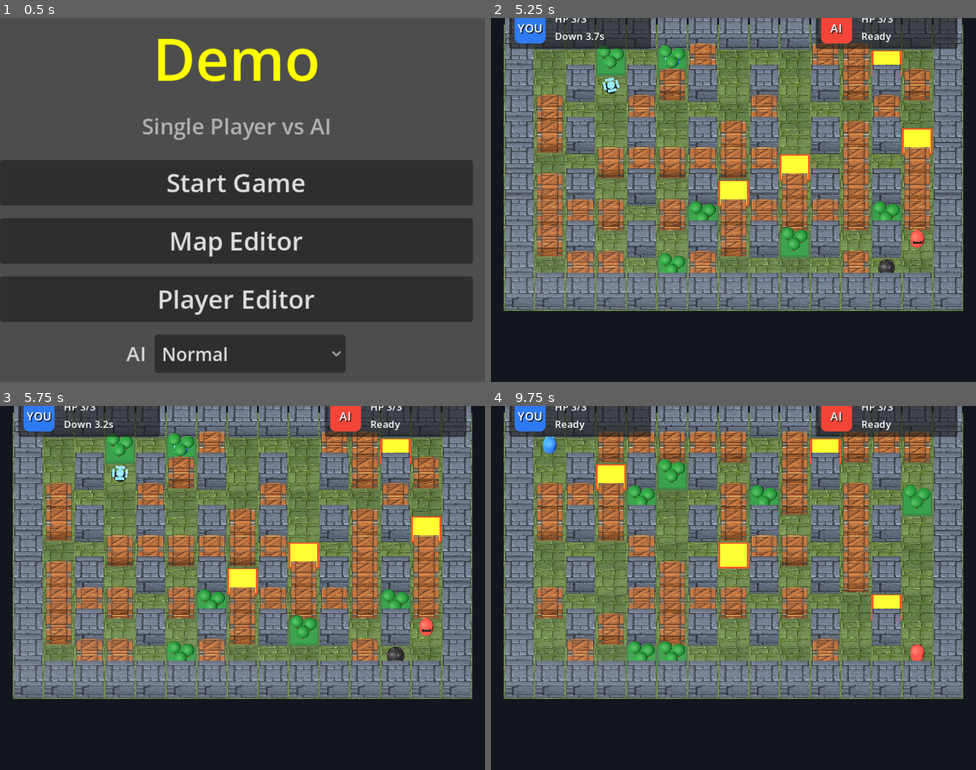
Above: before the commit, frames 1-4 (two rows, left to right).
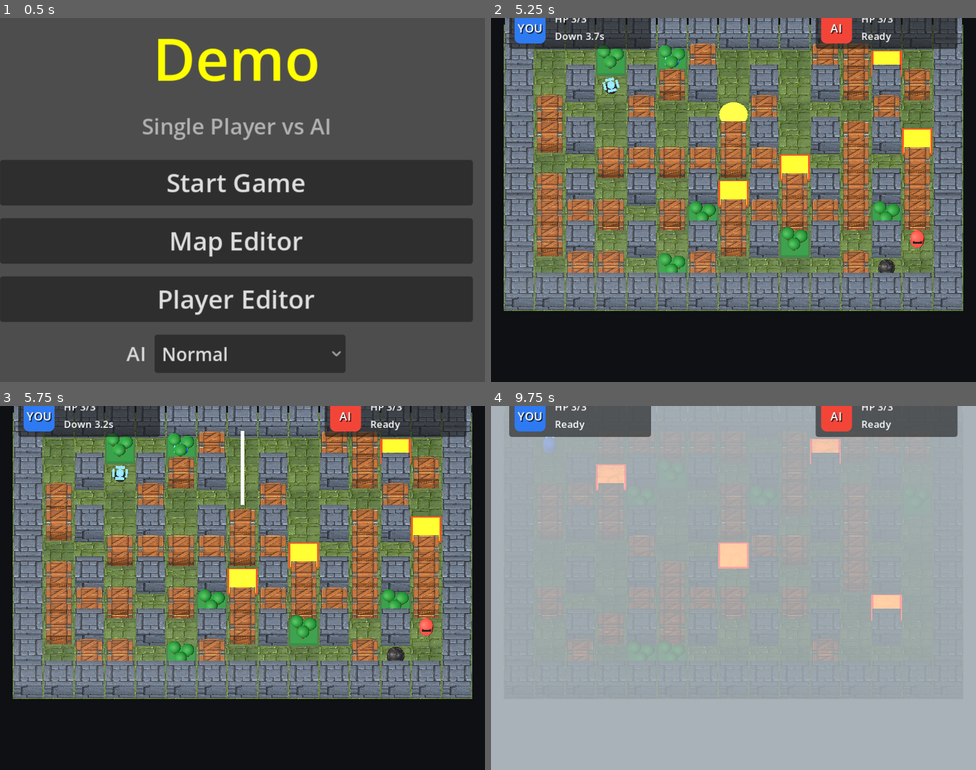
Above: after the commit, the same moments.

Repository: fuyiweiwow/bomb_survivors
Game: Godot game, scene res://scenes/menu/main_menu.tscn
Same seed, same stepped clock (60 frames per second), same inputs: the game is played once before the commit and once after it.
Inputs (mouse positions are in pixels of both pictures, inside the frame that each line leads up to):
- Up to frame 1 (0.5 s): no input
- Up to frame 2 (5.25 s): click "Start Game" at 0.5 s; tap Enter at 1.25 s; move the mouse to (840, 181) at 1.27 s; hold D (p1_right) 1.28-2.03 s; tap Space (p1_bomb) at 1.35 s; click (840, 181) at 1.42 s; move the mouse to (636, 218) at 2.02 s; hold S (p1_down) 2.03-2.78 s; tap 1 at 2.1 s; move the mouse to (782, 119) at 2.77 s; hold D (p1_right) 2.78-3.53 s; tap 2 at 2.85 s; move the mouse to (709, 272) at 3.52 s; hold W (p1_up) 3.53-4.28 s; tap 3 at 3.6 s; click (709, 272) at 3.67 s; move the mouse to (879, 254) at 4.27 s; hold A (p1_left) from 4.28 s (still down); tap 4 at 4.35 s; move the mouse to (588, 145) at 5.02 s; tap 5 at 5.1 s
- Up to frame 3 (5.75 s): keep holding A (p1_left)
- Up to frame 4 (9.75 s): move the mouse to (757, 588) at 5.77 s; release A (p1_left) at 5.78 s; hold S (p1_down) 5.78-6.53 s; tap one key every 0.75 s from 5.85 s: R Q E Space (p1_bomb) 1; click (757, 588) at 5.92 s; move the mouse to (660, 497) at 6.52 s; hold D (p1_right) 6.53-7.28 s; move the mouse to (840, 569) at 7.27 s; hold W (p1_up) 7.28-8.03 s; move the mouse to (636, 606) at 8.02 s; hold D (p1_right) 8.03-8.78 s; click (636, 606) at 8.17 s; move the mouse to (782, 507) at 8.77 s; hold S (p1_down) 8.78-9.5 s; click "Restart (R)" at 9.5 s

Frame 1 is identical in both runs. In frame 2, 0.3% of the frame differs, in the area x 47-53%, y 23-29%; in frame 3, 0.2%; in frame 4, 96%, in the area x 0-100%, y 0-100%.

Commit message:
Add weather waves and boss encounters

Diff:
--- a/scripts/game/game_manager_3d.gd
+++ b/scripts/game/game_manager_3d.gd
@@ -10,6 +10,8 @@
 const DOWNED_DURATION := 5.0
 const MAX_CONSUMABLES := 3
 const AI_DECISION_POLICY := preload("res://scripts/character/AIDecisionPolicy.gd")
+const WEATHER_MANAGER := preload("res://scripts/weather/WeatherManager.gd")
+const WAVE_MANAGER := preload("res://scripts/wave/WaveManager.gd")
 
 enum Cell { EMPTY, WALL, CRATE, FOREST, LAVA }
 
@@ -19,6 +21,11 @@
 var crate_nodes: Dictionary = {}
 var powerups: Dictionary = {}
 var game_over := false
+var next_player_id := 2
+var weather_manager: Node = null
+var wave_manager: Node = null
+var world_environment: Environment = null
+var weather_visuals := Node3D.new()
 
 var bomb_pressed := false
 var hud_label: Label = null
@@ -54,6 +61,9 @@
 var mat_range := _make_mat(Color(1.0, 0.22, 0.12), true, tex_powerup)
 var mat_shield := _make_mat(Color(0.35, 0.55, 1.0), true, tex_powerup)
 var mat_dummy := _make_mat(Color(0.92, 0.78, 0.46), true, tex_powerup)
+var mat_boss_blast := _make_mat(Color(0.52, 0.08, 0.04), true)
+var mat_boss_frost := _make_mat(Color(0.40, 0.82, 1.0), true)
+var mat_boss_clone := _make_mat(Color(0.62, 0.22, 0.88), true)
 
 func _ready():
 	add_to_group("game")
@@ -64,6 +74,18 @@
 	_spawn_players()
 	_setup_camera()
 	_setup_hud()
+	_setup_progression()
+
+func _setup_progression():
+	weather_manager = WEATHER_MANAGER.new()
+	add_child(weather_manager)
+	weather_manager.weather_changed.connect(_on_weather_changed)
+	weather_manager.thunder_requested.connect(_request_thunder_strike)
+
+	wave_manager = WAVE_MANAGER.new()
+	add_child(wave_manager)
+	wave_manager.wave_started.connect(_on_wave_started)
+	wave_manager.start()
 
 func _make_mat(color: Color, emission := false, texture: Texture2D = null) -> StandardMaterial3D:
 	var mat := StandardMaterial3D.new()
@@ -174,7 +196,10 @@
 	env.ambient_light_color = Color(0.55, 0.58, 0.64)
 	env.ambient_light_energy = 0.9
 	world.environment = env
+	world_environment = env
 	add_child(world)
+	weather_visuals.name = "WeatherVisuals"
+	add_child(weather_visuals)
 
 	var sun := DirectionalLight3D.new()
 	sun.light_energy = 2.0
@@ -302,9 +327,65 @@
 	player["bomb_range"] = config["start_range"]
 	player["shield"] = config["start_shields"]
 	players.append(player)
-	var ai_player := _create_player(2, Vector2i(GRID_W - 2, GRID_H - 2), true, mat_ai, "ai")
-	_apply_ai_difficulty(ai_player)
-	players.append(ai_player)
+
+func _spawn_ai_wave(count: int):
+	for i in range(count):
+		var spawn_cell := _find_spawn_cell()
+		if spawn_cell == Vector2i(-1, -1):
+			return
+		var ai_player := _create_player(next_player_id, spawn_cell, true, mat_ai, "ai")
+		next_player_id += 1
+		_apply_ai_difficulty(ai_player)
+		players.append(ai_player)
+
+func _spawn_boss(boss_id: String):
+	var spawn_cell := _find_spawn_cell()
+	if spawn_cell == Vector2i(-1, -1):
+		return
+	var boss_data := _boss_data(boss_id)
+	var boss := _create_player(next_player_id, spawn_cell, true, boss_data["material"], "boss")
+	next_player_id += 1
+	boss["boss_id"] = boss_id
+	boss["boss_name"] = boss_data["name"]
+	boss["hp"] = boss_data["hp"]
+	boss["max_hp"] = boss_data["hp"]
+	boss["speed"] = boss_data["speed"]
+	boss["bomb_range"] = boss_data["range"]
+	boss["bomb_max"] = boss_data["bomb_max"]
+	boss["move_interval"] = boss_data["move_interval"]
+	boss["bomb_interval"] = boss_data["bomb_interval"]
+	boss["skill_timer"] = boss_data["skill_interval"]
+	boss["node"].scale = Vector3(1.45, 1.45, 1.45)
+	players.append(boss)
+
+func _boss_data(boss_id: String) -> Dictionary:
+	match boss_id:
+		"frost_giant":
+			return {"name": "Frost Giant", "hp": 12, "speed": 3, "range": 1, "bomb_max": 0, "move_interval": 0.48, "bomb_interval": 99.0, "skill_interval": 4.5, "material": mat_boss_frost}
+		"clone_demon":
+			return {"name": "Clone Demon", "hp": 6, "speed": 6, "range": 2, "bomb_max": 2, "move_interval": 0.20, "bomb_interval": 1.4, "skill_interval": 5.0, "material": mat_boss_clone}
+		_:
+			return {"name": "Blast King", "hp": 8, "speed": 5, "range": 5, "bomb_max": 3, "move_interval": 0.28, "bomb_interval": 0.75, "skill_interval": 3.5, "material": mat_boss_blast}
+
+func _find_spawn_cell() -> Vector2i:
+	var candidates: Array = []
+	for y in range(1, GRID_H - 1):
+		for x in range(1, GRID_W - 1):
+			var cell := Vector2i(x, y)
+			if not _is_walkable_cell(grid[y][x]) or grid[y][x] == Cell.LAVA or bomb_map.has(cell):
+				continue
+			var occupied := false
+			for p: Dictionary in players:
+				if p["alive"] and p["grid_pos"] == cell:
+					occupied = true
+					break
+			if not occupied:
+				candidates.append(cell)
+	if candidates.is_empty():
+		return Vector2i(-1, -1)
+	candidates.sort_custom(func(a: Vector2i, b: Vector2i): return a.distance_squared_to(Vector2i(1, 1)) > b.distance_squared_to(Vector2i(1, 1)))
+	var pool_size := mini(12, candidates.size())
+	return candidates[randi_range(0, pool_size - 1)]
 
 func _apply_ai_difficulty(p: Dictionary):
 	p["ai_difficulty"] = ai_difficulty
@@ -412,7 +493,12 @@
 		"bomb_interval": randf_range(1.5, 3.5),
 		"move_dir": Vector2i.ZERO,
 		"last_bomb_pos": Vector2i(-1, -1),
-		"last_seen_player_pos": Vector2i(-1, -1)
+		"last_seen_player_pos": Vector2i(-1, -1),
+		"boss_id": "",
+		"boss_name": "",
+		"is_minion": false,
+		"skill_timer": 0.0,
+		"frozen_timer": 0.0
 	}
 
 func _player_style_data(style: String) -> Dictionary:
@@ -435,6 +521,15 @@
 				"visor_w": 0.48,
 				"visor_color": Color(0.02, 0.03, 0.04)
 			}
+		"boss":
+			return {
+				"radius": 0.40,
+				"height": 1.18,
+				"body_y": 0.68,
+				"visor_y": 0.90,
+				"visor_w": 0.56,
+				"visor_color": Color(1.0, 0.82, 0.18)
+			}
 		_:
 			return {
 				"radius": 0.35,
@@ -548,11 +643,16 @@
 func _process(delta):
 	if game_over:
 		return
+	if wave_manager:
+		wave_manager.process_wave(delta)
+	if weather_manager:
+		weather_manager.process_weather(delta)
 	_process_downed_players(delta)
 	_process_terrain_effects(delta)
 	_update_hud()
 	_process_player_input()
 	_process_ai(delta)
+	_update_weather_visibility()
 
 func _process_downed_players(delta: float):
 	for i in range(players.size()):
@@ -571,6 +671,7 @@
 		var p: Dictionary = players[i]
 		if not p["alive"] or bool(p.get("downed", false)):
 			continue
+		p["frozen_timer"] = maxf(float(p.get("frozen_timer", 0.0)) - delta, 0.0)
 		var cell: Vector2i = p["grid_pos"]
 		var cell_type: int = grid[cell.y][cell.x]
 		var status_parts: Array = []
@@ -588,6 +689,8 @@
 
 		if int(p.get("shield", 0)) > 0:
 			status_parts.append("Shield %d" % int(p["shield"]))
+		if float(p.get("frozen_timer", 0.0)) > 0.0:
+			status_parts.append("Frozen %.1fs" % float(p["frozen_timer"]))
 		if status_parts.is_empty():
 			p["status"] = "Ready"
 		else:
@@ -628,6 +731,14 @@
 		var p: Dictionary = players[i]
 		if not p["ai"] or not p["alive"] or bool(p.get("downed", false)):
 			continue
+		if float(p.get("frozen_timer", 0.0)) > 0.0:
+			continue
+		if bool(p.get("is_minion", false)) and not players.is_empty():
+			if _grid_distance(p["grid_pos"], players[0]["grid_pos"]) <= 1:
+				_explode_clone_minion(i)
+				continue
+		if str(p.get("boss_id", "")) != "":
+			_process_boss_skill(i, delta)
 
 		_update_ai_target_memory(p)
 		p["move_timer"] += delta
@@ -666,7 +777,7 @@
 	if str(p.get("ai_difficulty", "normal")) != "hard" or players.is_empty():
 		return
 	var target: Dictionary = players[0]
-	if not target["alive"]:
+	if not target["alive"] or (weather_manager and not weather_manager.can_see(p["grid_pos"], target["grid_pos"])):
 		return
 	p["last_seen_player_pos"] = target["grid_pos"]
 
@@ -704,6 +815,8 @@
 
 func _try_move_player(index: int, dir: Vector2i) -> bool:
 	var p: Dictionary = players[index]
+	if float(p.get("frozen_timer", 0.0)) > 0.0:
+		return false
 	var target: Vector2i = p["grid_pos"] + dir
 	if not is_cell_walkable(target.x, target.y):
 		return false
@@ -712,8 +825,11 @@
 	p["is_moving"] = true
 	var node: Node3D = p["node"]
 	node.look_at(_grid_to_world(target), Vector3.UP, true)
-	var tw := create_tween()
-	var move_duration := clampf(0.72 / float(p["speed"]), 0.10, 0.24)
+	var tw := create_tween().bind_node(node)
+	var effective_speed := int(p["speed"])
+	if weather_manager:
+		effective_speed = weather_manager.movement_speed(effective_speed, target)
+	var move_duration := clampf(0.72 / float(effective_speed), 0.10, 0.34)
 	tw.tween_property(node, "position", _grid_to_world(target), move_duration)
 	tw.tween_callback(func():
 		p["is_moving"] = false
@@ -777,17 +893,20 @@
 		pulse.kill()
 	bomb_map.erase(cell)
 
-	var results: Dictionary = _get_explosion_cells(cell, entry["range"])
+	var results: Dictionary = _get_explosion_cells(cell, entry["range"], true)
 	_spawn_explosion(results["cells"])
 	_apply_explosion_damage(results["cells"])
 	if is_instance_valid(bomb):
 		bomb.queue_free()
 
-func _get_explosion_cells(origin: Vector2i, blast_range: int) -> Dictionary:
+func _get_explosion_cells(origin: Vector2i, blast_range: int, apply_weather := false) -> Dictionary:
 	var cells: Array = [origin]
 	var directions: Array = [Vector2i(0, -1), Vector2i(0, 1), Vector2i(-1, 0), Vector2i(1, 0)]
 	for dir in directions:
-		for i in range(1, blast_range + 1):
+		var direction_range := blast_range
+		if apply_weather and weather_manager and weather_manager.should_extend_wind(dir as Vector2i):
+			direction_range += 1
+		for i in range(1, direction_range + 1):
 			var check: Vector2i = origin + (dir as Vector2i) * i
 			if check.x < 0 or check.x >= GRID_W or check.y < 0 or check.y >= GRID_H:
 				break
@@ -995,6 +1114,7 @@
 		not players.is_empty()
 		and players[0]["alive"]
 		and (difficulty == "hard" or not _is_player_hidden(0))
+		and (not weather_manager or weather_manager.can_see(p["grid_pos"], players[0]["grid_pos"]))
 	)
 	var player_cell := Vector2i(-1, -1)
 	if can_target_player:
@@ -1165,6 +1285,193 @@
 			return false
 	return true
 
+func _on_wave_started(wave_number: int, enemy_count: int, boss_id: String):
+	if weather_manager:
+		weather_manager.start_wave(wave_number, _walkable_weather_cells())
+	if boss_id != "":
+		_spawn_boss(boss_id)
+	_spawn_ai_wave(enemy_count)
+
+func _walkable_weather_cells() -> Array:
+	var cells: Array = []
+	for y in range(1, GRID_H - 1):
+		for x in range(1, GRID_W - 1):
+			if _is_walkable_cell(grid[y][x]):
+				cells.append(Vector2i(x, y))
+	return cells
+
+func _on_weather_changed(weather_type: String):
+	for child in weather_visuals.get_children():
+		child.queue_free()
+	if world_environment:
+		world_environment.fog_enabled = weather_type == "fog"
+		world_environment.fog_light_color = Color(0.66, 0.70, 0.72)
+		world_environment.fog_density = 0.075 if weather_type == "fog" else 0.0
+		world_environment.background_color = Color(0.055, 0.065, 0.08) if weather_type in ["rain", "thunder"] else Color(0.07, 0.09, 0.12)
+	match weather_type:
+		"rain":
+			_create_rain_visuals()
+		"wind":
+			_create_wind_visuals()
+		"snow":
+			_create_snow_visuals()
+
+func _create_rain_visuals():
+	var rain_mat := _make_mat(Color(0.35, 0.68, 0.92), true)
+	for i in range(36):
+		var drop := _box(Vector3(0.025, 0.65, 0.025), rain_mat)
+		drop.position = Vector3(randf_range(-11.0, 11.0), randf_range(2.0, 8.0), randf_range(-7.5, 7.5))
+		weather_visuals.add_child(drop)
+		var tw := create_tween().bind_node(drop).set_loops()
+		tw.tween_property(drop, "position:y", -0.1, randf_range(0.55, 0.90)).from(8.0)
+
+func _create_wind_visuals():
+	var wind_mat := _make_mat(Color(0.72, 0.92, 0.94), true)
+	var dir3 := Vector3(weather_manager.wind_direction.x, 0, weather_manager.wind_direction.y)
+	for i in range(12):
+		var streak := _box(Vector3(0.7 if dir3.x != 0 else 0.04, 0.035, 0.7 if dir3.z != 0 else 0.04), wind_mat)
+		streak.position = Vector3(randf_range(-10.0, 10.0), randf_range(0.6, 1.8), randf_range(-7.0, 7.0))
+		weather_visuals.add_child(streak)
+		var tw := create_tween().bind_node(streak).set_loops()
+		tw.tween_property(streak, "position", streak.position + dir3 * 4.0, 1.2).from(streak.position - dir3 * 4.0)
+
+func _create_snow_visuals():
+	var snow_mat := _make_mat(Color(0.82, 0.92, 1.0), true)
+	for raw_cell in weather_manager.snow_cells.keys():
+		var cell := raw_cell as Vector2i
+		var patch := _box(Vector3(TILE_SIZE * 0.82, 0.045, TILE_SIZE * 0.82), snow_mat)
+		patch.position = _grid_to_world(cell) + Vector3(0, 0.08, 0)
+		weather_visuals.add_child(patch)
+
+func _request_thunder_strike():
+	var cells := _walkable_weather_cells()
+	if cells.is_empty():
+		return
+	var cell := cells.pick_random() as Vector2i
+	var warning := _cylinder(0.58, 0.04, _make_mat(Color(1.0, 0.82, 0.12), true))
+	warning.position = _grid_to_world(cell) + Vector3(0, 0.10, 0)
+	weather_visuals.add_child(warning)
+	var tw := create_tween().bind_node(warning)
+	tw.tween_property(warning, "scale", Vector3(1.4, 1.0, 1.4), 0.35)
+	tw.tween_property(warning, "scale", Vector3(0.75, 1.0, 0.75), 0.30)
+	tw.tween_callback(func(): _strike_thunder(cell, warning))
+
+func _strike_thunder(cell: Vector2i, warning: Node3D):
+	if is_instance_valid(warning):
+		warning.queue_free()
+	var bolt := _box(Vector3(0.18, 7.0, 0.18), _make_mat(Color(0.75, 0.90, 1.0), true))
+	bolt.position = _grid_to_world(cell) + Vector3(0, 3.5, 0)
+	weather_visuals.add_child(bolt)
+	var tw := create_tween().bind_node(bolt)
+	tw.tween_property(bolt, "transparency", 1.0, 0.22)
+	tw.tween_callback(bolt.queue_free)
+	for i in range(players.size()):
+		if players[i]["alive"] and players[i]["grid_pos"] == cell:
+			_damage_player(i, 1, "thunder")
+
+func _update_weather_visibility():
+	if players.is_empty() or not weather_manager:
+		return
+	for i in range(1, players.size()):
+		var p: Dictionary = players[i]
+		var node: Node3D = p["node"]
+		if is_instance_valid(node):
+			node.visible = p["alive"] and weather_manager.can_see(players[0]["grid_pos"], p["grid_pos"])
+
+func _process_boss_skill(index: int, delta: float):
+	var boss: Dictionary = players[index]
+	boss["skill_timer"] = float(boss["skill_timer"]) - delta
+	if float(boss["skill_timer"]) > 0.0:
+		return
+	match str(boss["boss_id"]):
+		"blast_king":
+			boss["skill_timer"] = 3.5
+			if int(boss["bomb_placed_count"]) < int(boss["bomb_max"]):
+				_try_place_bomb(index)
+			boss["bomb_timer"] = float(boss["bomb_interval"])
+		"frost_giant":
+			boss["skill_timer"] = 4.5
+			_frost_giant_skill(index)
+		"clone_demon":
+			boss["skill_timer"] = 5.0
+			call_deferred("_spawn_clone_minions", boss["grid_pos"])
+
+func _frost_giant_skill(index: int):
+	if players.is_empty() or not players[0]["alive"]:
+		return
+	var boss: Dictionary = players[index]
+	var player: Dictionary = players[0]
+	var delta: Vector2i = player["grid_pos"] - boss["grid_pos"]
+	if absi(delta.x) <= 1 and absi(delta.y) <= 1:
+		player["frozen_timer"] = 3.0
+		player["status"] = "Frozen 3.0s"
+		var freeze := _box(Vector3(TILE_SIZE * 0.9, 0.12, TILE_SIZE * 0.9), _make_mat(Color(0.45, 0.88, 1.0), true))
+		freeze.position = _grid_to_world(player["grid_pos"]) + Vector3(0, 0.14, 0)
+		add_child(freeze)
+		var tw := create_tween()
+		tw.tween_property(freeze, "transparency", 1.0, 3.0)
+		tw.tween_callback(freeze.queue_free)
+		return
+	var charge_dir := Vector2i(signi(delta.x), 0) if absi(delta.x) >= absi(delta.y) else Vector2i(0, signi(delta.y))
+	_frost_charge(index, charge_dir)
+
+func _frost_charge(index: int, direction: Vector2i):
+	var boss: Dictionary = players[index]
+	var destination: Vector2i = boss["grid_pos"]
+	for step in range(2):
+		var target := destination + direction
+		if not players.is_empty() and players[0]["alive"] and target == players[0]["grid_pos"]:
+			_damage_player(0, 1, "frost charge")
+			break
+		if not is_cell_walkable(target.x, target.y):
+			break
+		destination = target
+	if destination == boss["grid_pos"]:
+		return
+	boss["grid_pos"] = destination
+	boss["is_moving"] = true
+	var node: Node3D = boss["node"]
+	node.look_at(_grid_to_world(destination), Vector3.UP, true)
+	var tw := create_tween()
+	tw.tween_property(node, "position", _grid_to_world(destination), 0.18)
+	tw.tween_callback(func(): boss["is_moving"] = false)
+
+func _spawn_clone_minions(origin: Vector2i):
+	var directions := [Vector2i.UP, Vector2i.DOWN, Vector2i.LEFT, Vector2i.RIGHT]
+	directions.shuffle()
+	var spawned := 0
+	for raw_direction in directions:
+		var direction := raw_direction as Vector2i
+		var cell: Vector2i = origin + direction
+		if not is_cell_walkable(cell.x, cell.y):
+			continue
+		var minion := _create_player(next_player_id, cell, true, mat_boss_clone, "ai")
+		next_player_id += 1
+		minion["is_minion"] = true
+		minion["hp"] = 1
+		minion["max_hp"] = 1
+		minion["speed"] = 6
+		minion["bomb_max"] = 0
+		minion["move_interval"] = 0.18
+		minion["ai_difficulty"] = "hard"
+		minion["status"] = "Decoy"
+		minion["node"].scale = Vector3(0.72, 0.72, 0.72)
+		players.append(minion)
+		spawned += 1
+		if spawned >= 2:
+			return
+
+func _explode_clone_minion(index: int):
+	var minion: Dictionary = players[index]
+	var data := _get_explosion_cells(minion["grid_pos"], 1, true)
+	_spawn_explosion(data["cells"])
+	_apply_explosion_damage(data["cells"])
+	if minion["alive"]:
+		_kill_player(index)
+
+func _grid_distance(a: Vector2i, b: Vector2i) -> int:
+	return absi(a.x - b.x) + absi(a.y - b.y)
+
 func _damage_player(index: int, amount: int, source: String):
 	var p: Dictionary = players[index]
 	if not p["alive"] or bool(p.get("downed", false)):
@@ -1172,6 +1479,13 @@
 	if int(p.get("shield", 0)) > 0:
 		p["shield"] = int(p["shield"]) - 1
 		_flash_player_shield(p)
+		return
+	if str(p.get("boss_id", "")) != "" or bool(p.get("is_minion", false)):
+		p["hp"] = maxi(int(p["hp"]) - amount, 0)
+		p["status"] = "HP %d" % int(p["hp"])
+		_flash_player_damage(p)
+		if int(p["hp"]) <= 0:
+			_kill_player(index)
 		return
 	p["hp"] = maxi(int(p["hp"]), 1)
 	p["status"] = "Downed"
@@ -1207,6 +1521,8 @@
 	if not p["alive"]:
 		return
 	p["alive"] = false
+	if str(p.get("boss_id", "")) != "":
+		_spawn_boss_reward(p["grid_pos"])
 	var node: Node3D = p["node"]
 	var tw := create_tween()
 	tw.tween_property(node, "scale", Vector3(1.0, 0.05, 1.0), 0.35)
@@ -1216,6 +1532,14 @@
 		_check_game_over()
 	)
 
+func _spawn_boss_reward(cell: Vector2i):
+	if powerups.has(cell):
+		return
+	var node := _create_powerup_model("dummy", mat_dummy)
+	node.position = _grid_to_world(cell) + Vector3(0, 0.32, 0)
+	add_child(node)
+	powerups[cell] = {"node": node, "type": "dummy"}
+
 func _flash_player_damage(p: Dictionary):
 	var node: Node3D = p["node"]
 	if not is_instance_valid(node):
@@ -1237,15 +1561,19 @@
 	tw.tween_callback(shield.queue_free)
 
 func _check_game_over():
-	var alive_left := 0
-	var winner_id := 0
-	for p in players:
-		if p["alive"]:
-			alive_left += 1
-			winner_id = p["id"]
-	if alive_left <= 1:
+	if players.is_empty():
+		return
+	if not players[0]["alive"]:
 		game_over = true
-		_show_result(winner_id)
+		_show_result(2)
+		return
+	var hostile_count := 0
+	for i in range(1, players.size()):
+		if players[i]["alive"]:
+			hostile_count += 1
+	if wave_manager and wave_manager.is_final_wave() and hostile_count == 0:
+		game_over = true
+		_show_result(1)
 
 func _show_result(winner_id: int):
 	var layer := CanvasLayer.new()
@@ -1312,18 +1640,37 @@
 		return
 	_position_status_cards()
 	var p: Dictionary = players[0]
-	hud_label.text = "AI: %s  |  Speed: %d  |  Bombs: %d/%d  |  Range: %d  |  Shields: %d  |  Bag: %s  |  WASD + Space" % [_difficulty_label(), p["speed"], p["bomb_placed_count"], p["bomb_max"], p["bomb_range"], p["shield"], _bag_text(p)]
+	var wave_text := "Wave -"
+	var weather_text := "Clear"
+	if wave_manager:
+		wave_text = "Wave %d/7  %.0fs" % [wave_manager.current_wave, wave_manager.time_remaining()]
+	if weather_manager:
+		weather_text = weather_manager.display_name()
+	hud_label.text = "%s  |  %s  |  AI %s  |  SPD %d  BOMB %d/%d  RNG %d  SH %d  BAG %s" % [wave_text, weather_text, _difficulty_label(), p["speed"], p["bomb_placed_count"], p["bomb_max"], p["bomb_range"], p["shield"], _bag_text(p)]
 	if player_card_label:
 		player_card_label.text = _player_card_text(players[0])
-	if enemy_card_label and players.size() > 1:
-		enemy_card_label.text = _player_card_text(players[1])
+	if enemy_card_label:
+		var featured := _featured_enemy()
+		enemy_card_label.text = _player_card_text(featured) if not featured.is_empty() else "No enemies\nNext wave"
 
 func _player_card_text(p: Dictionary) -> String:
 	if not p["alive"]:
 		return "HP 0/%d\nDown" % int(p["max_hp"])
 	if bool(p.get("downed", false)):
 		return "HP %d/%d\nDown %.1fs" % [int(p["hp"]), int(p["max_hp"]), float(p["downed_timer"])]
+	var title := str(p.get("boss_name", ""))
+	if title != "":
+		return "%s  HP %d/%d\n%s" % [title, int(p["hp"]), int(p["max_hp"]), str(p["status"])]
 	return "HP %d/%d\n%s" % [int(p["hp"]), int(p["max_hp"]), str(p["status"])]
+
+func _featured_enemy() -> Dictionary:
+	for i in range(1, players.size()):
+		if players[i]["alive"] and str(players[i].get("boss_id", "")) != "":
+			return players[i]
+	for i in range(1, players.size()):
+		if players[i]["alive"]:
+			return players[i]
+	return {}
 
 func _bag_text(p: Dictionary) -> String:
 	var items: Array = p.get("consumables", [])
--- /dev/null
+++ b/scripts/wave/WaveManager.gd
@@ -0,0 +1,51 @@
+class_name WaveManager
+extends Node
+
+signal wave_started(wave_number: int, enemy_count: int, boss_id: String)
+
+const WAVE_DURATION := 30.0
+const MAX_WAVE := 7
+const BOSS_WAVES := {
+	3: "blast_king",
+	5: "frost_giant",
+	7: "clone_demon"
+}
+
+var current_wave := 0
+var elapsed := 0.0
+var final_wave_started := false
+
+func start() -> void:
+	_start_next_wave()
+
+func process_wave(delta: float) -> void:
+	if final_wave_started:
+		return
+	elapsed += delta
+	if elapsed >= WAVE_DURATION:
+		_start_next_wave()
+
+func time_remaining() -> float:
+	if final_wave_started:
+		return 0.0
+	return maxf(WAVE_DURATION - elapsed, 0.0)
+
+func is_final_wave() -> bool:
+	return final_wave_started
+
+func _start_next_wave() -> void:
+	current_wave = mini(current_wave + 1, MAX_WAVE)
+	elapsed = 0.0
+	final_wave_started = current_wave >= MAX_WAVE
+	wave_started.emit(current_wave, _fibonacci(current_wave), str(BOSS_WAVES.get(current_wave, "")))
+
+func _fibonacci(index: int) -> int:
+	if index <= 2:
+		return index
+	var previous := 1
+	var current := 2
+	for i in range(3, index + 1):
+		var next := previous + current
+		previous = current
+		current = next
+	return current
--- /dev/null
+++ b/scripts/weather/WeatherManager.gd
@@ -0,0 +1,65 @@
+class_name WeatherManager
+extends Node
+
+signal weather_changed(weather_type: String)
+signal thunder_requested
+
+const WEATHER_TYPES := ["clear", "rain", "fog", "wind", "thunder", "snow"]
+
+var current_weather := "clear"
+var wind_direction := Vector2i.RIGHT
+var snow_cells: Dictionary = {}
+var _thunder_timer := 0.0
+
+func start_wave(_wave_number: int, walkable_cells: Array) -> void:
+	var choices := WEATHER_TYPES.duplicate()
+	if choices.size() > 1:
+		choices.erase(current_weather)
+	current_weather = str(choices.pick_random())
+	wind_direction = [Vector2i.UP, Vector2i.DOWN, Vector2i.LEFT, Vector2i.RIGHT].pick_random()
+	snow_cells.clear()
+	if current_weather == "snow":
+		var shuffled := walkable_cells.duplicate()
+		shuffled.shuffle()
+		for i in range(mini(12, shuffled.size())):
+			snow_cells[shuffled[i]] = true
+	_thunder_timer = randf_range(3.5, 5.5)
+	weather_changed.emit(current_weather)
+
+func process_weather(delta: float) -> void:
+	if current_weather != "thunder":
+		return
+	_thunder_timer -= delta
+	if _thunder_timer <= 0.0:
+		_thunder_timer = randf_range(4.0, 7.0)
+		thunder_requested.emit()
+
+func movement_speed(base_speed: int, cell: Vector2i) -> int:
+	if current_weather == "rain":
+		return maxi(base_speed - 1, 1)
+	if current_weather == "snow" and snow_cells.has(cell):
+		return maxi(base_speed - 2, 1)
+	return base_speed
+
+func can_see(observer: Vector2i, target: Vector2i) -> bool:
+	if current_weather != "fog":
+		return true
+	return abs(observer.x - target.x) + abs(observer.y - target.y) <= 5
+
+func should_extend_wind(direction: Vector2i) -> bool:
+	return current_weather == "wind" and direction == wind_direction and randf() < 0.30
+
+func display_name() -> String:
+	match current_weather:
+		"rain": return "Rain"
+		"fog": return "Fog"
+		"wind": return "Wind %s" % _direction_name(wind_direction)
+		"thunder": return "Thunder"
+		"snow": return "Snow"
+		_: return "Clear"
+
+func _direction_name(direction: Vector2i) -> String:
+	if direction == Vector2i.UP: return "N"
+	if direction == Vector2i.DOWN: return "S"
+	if direction == Vector2i.LEFT: return "W"
+	return "E"
